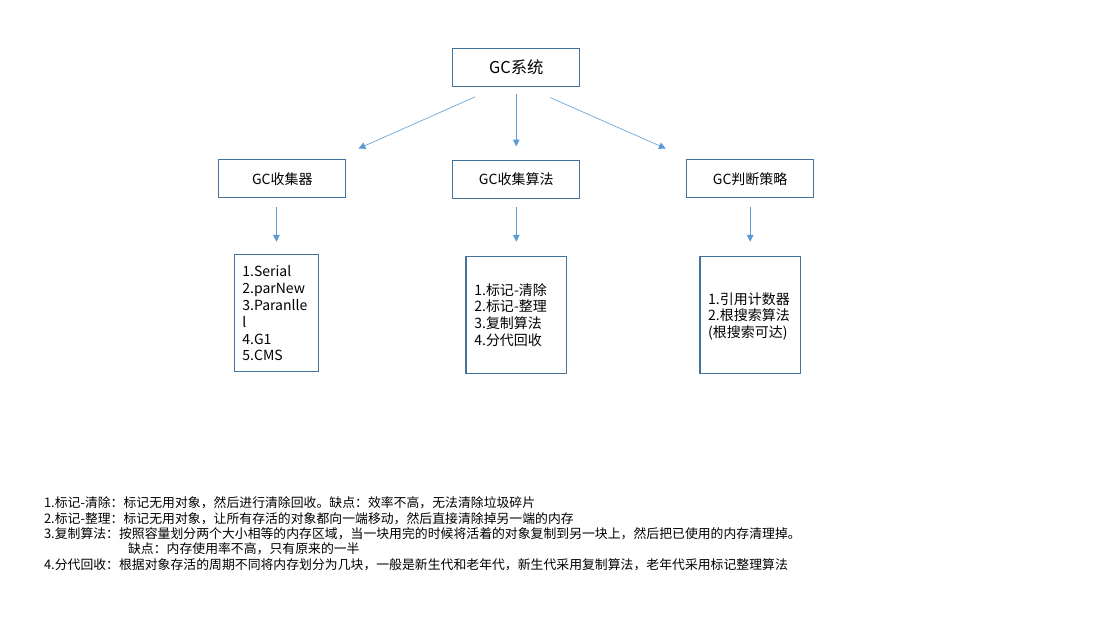
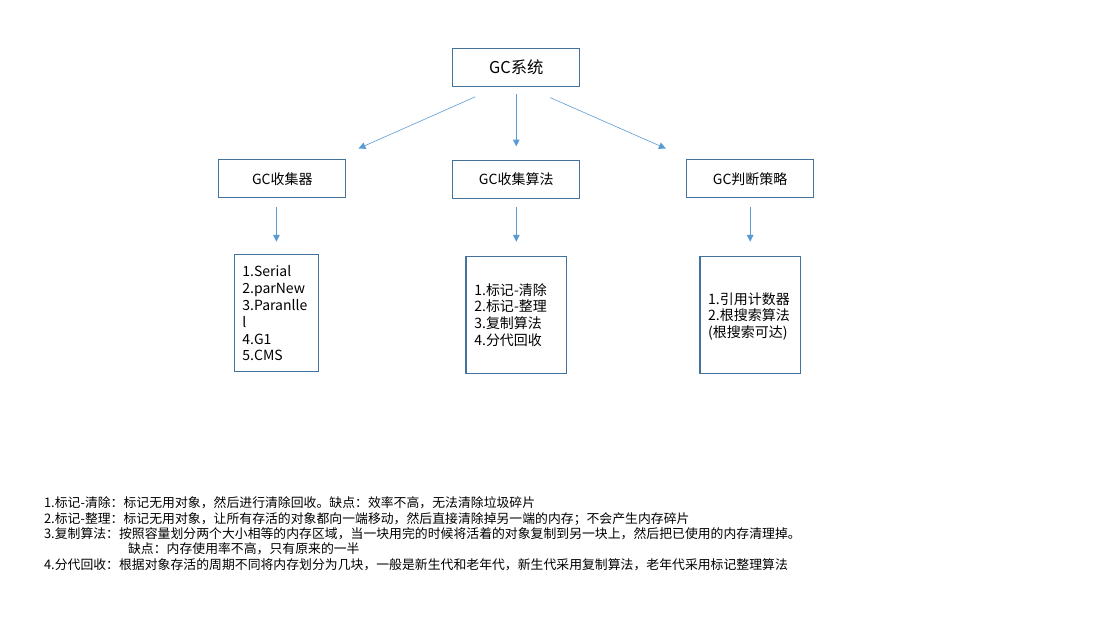
Before and after one commit to dengboyu/future, a slide deck: slide 3 of doc/doc.pptx. Drawn at 1120x630 pixels with LibreOffice and Linux fonts; fonts in the diff are those of the drawing. Boxes give left, top, right and bottom in pixels: in the first picture for what was removed or moved away, otherwise in the second. Text is boxed around its words. In the diff, an @@ line names an element or a change of style, - is before the commit and + after.

```diff
--- a/doc/doc.pptx
+++ b/doc/doc.pptx
@@ text at [44,512,689,525]: text changed @@
-2.标记-整理：标记无用对象，让所有存活的对象都向一端移动，然后直接清除掉另一端的内存
+2.标记-整理：标记无用对象，让所有存活的对象都向一端移动，然后直接清除掉另一端的内存；不会产生内存碎片
```
Also in this commit, not shown: 5 other files.
